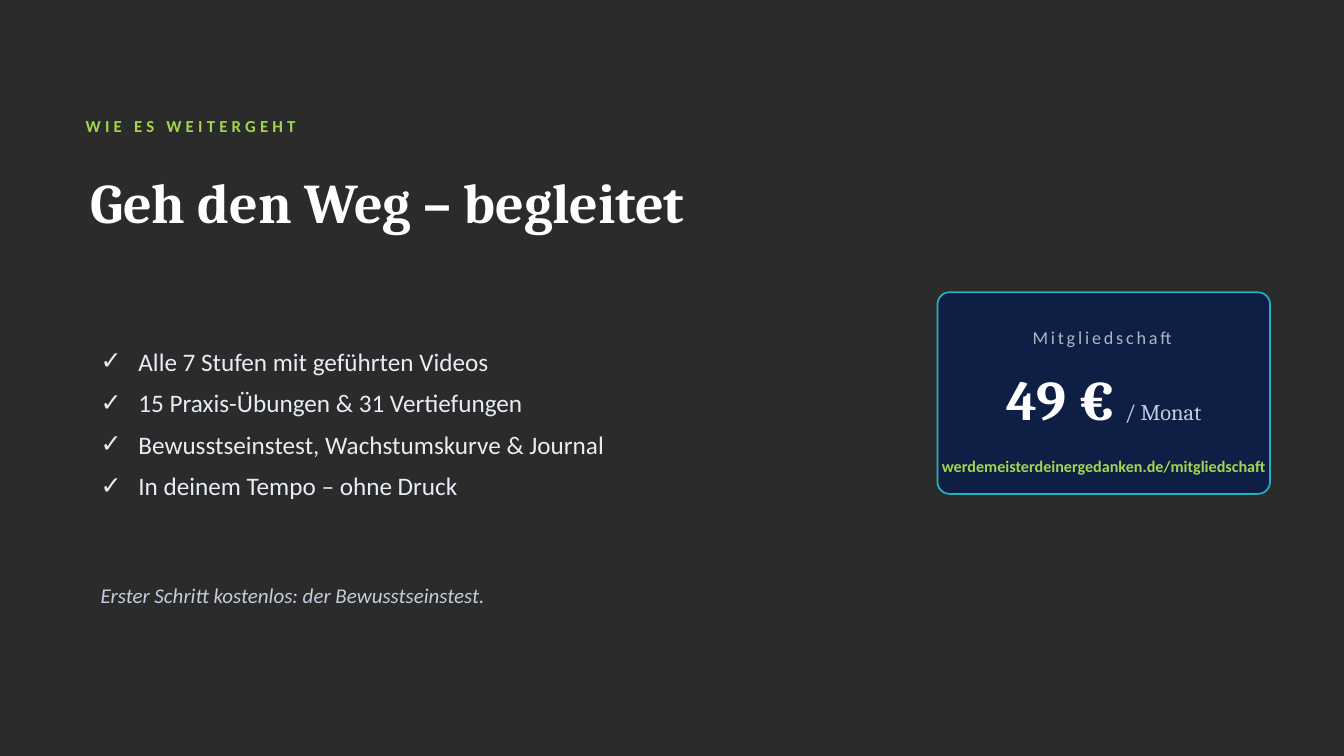
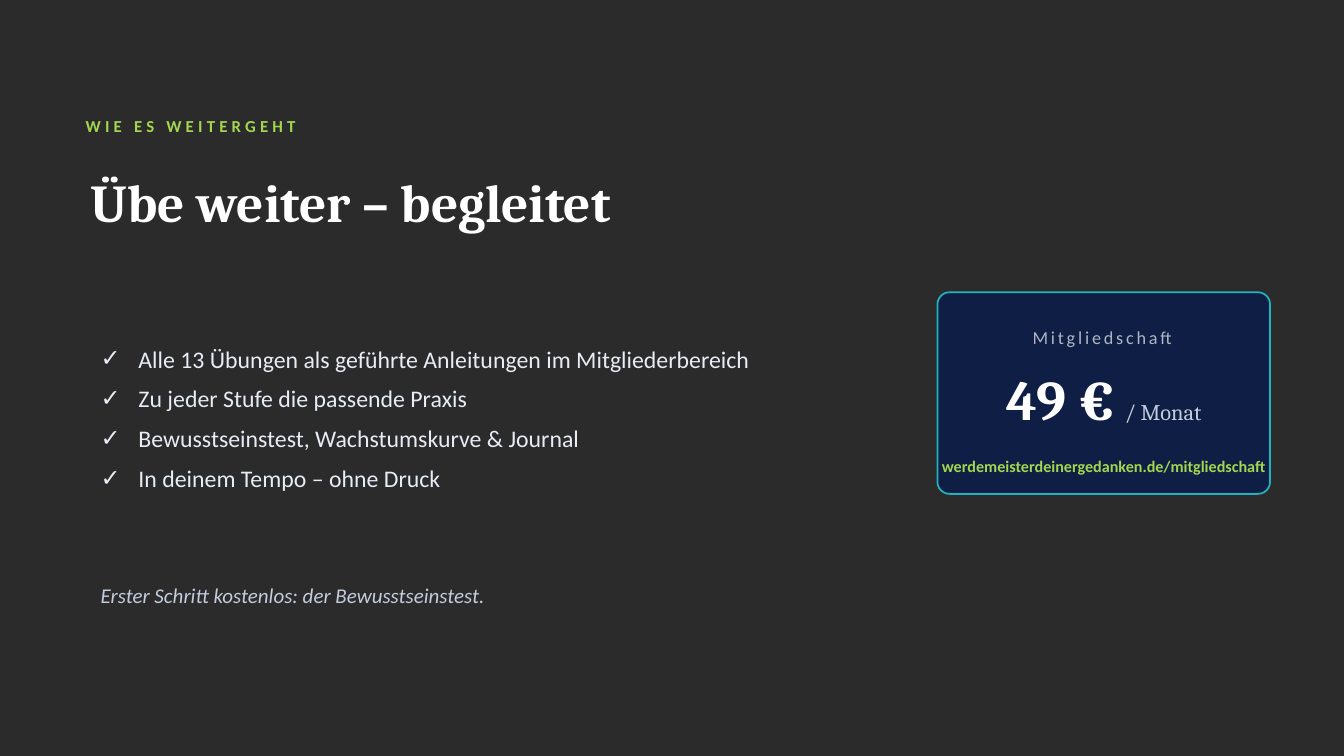
Before and after one commit to Heiko888/werdemeisterdeinergedanken, a slide deck: slide 24 of docs/workshop/praxis/WMDG-Workshop-Praxis-Werkzeugkasten.pptx (slide 17 before the commit). Drawn at 1344x756 pixels with LibreOffice and Linux fonts; fonts in the diff are those of the drawing; background and template pictures are left out; a plain dark background stands for a picture behind light text. Boxes give left, top, right and bottom in pixels: in the first picture for what was removed or moved away, otherwise in the second. Text is boxed around its words. In the diff, an @@ line names an element or a change of style, - is before the commit and + after.

```diff
--- a/docs/workshop/praxis/WMDG-Workshop-Praxis-Werkzeugkasten.pptx
+++ b/docs/workshop/praxis/WMDG-Workshop-Praxis-Werkzeugkasten.pptx
@@ text at [91,176,611,234]: text changed; size 40 to 38 pt @@
-Geh den Weg – begleitet
+Übe weiter – begleitet
@@ text at [138,349,749,411]: text changed; size 18 to 17 pt @@
-✓ Alle 7 Stufen mit geführten Videos
-✓ 15 Praxis-Übungen & 31 Vertiefungen
+✓ Alle 13 Übungen als geführte Anleitungen im Mitgliederbereich
+✓ Zu jeder Stufe die passende Praxis
@@ text at [138,430,579,491]: size 18 to 17 pt in "Bewusstseinstest, Wachstumskurve & Journal", "In deinem Tempo – ohne Druck" @@
```
Also in this commit, not shown: 15 other slides changed, 7 slides added, 3 other files.
